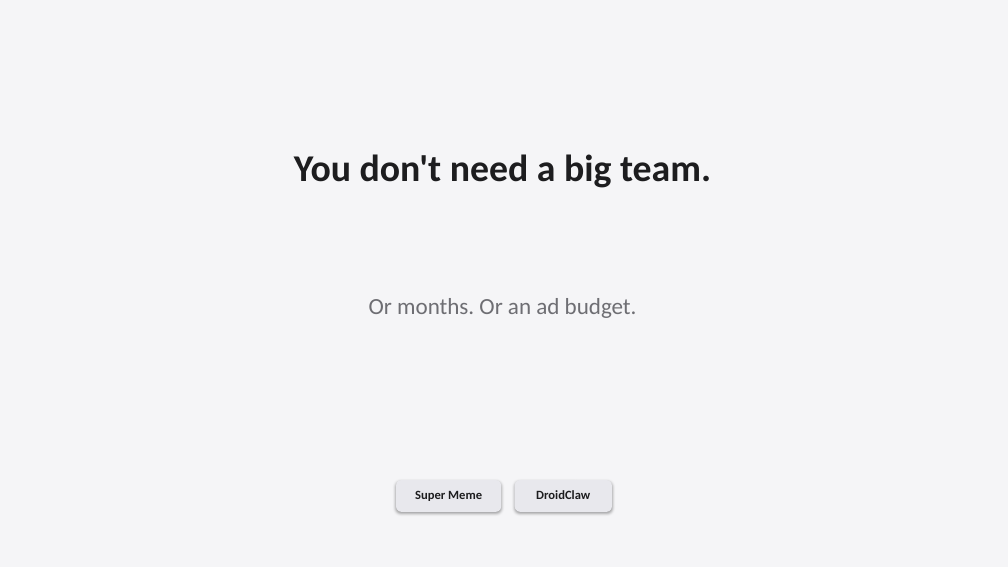
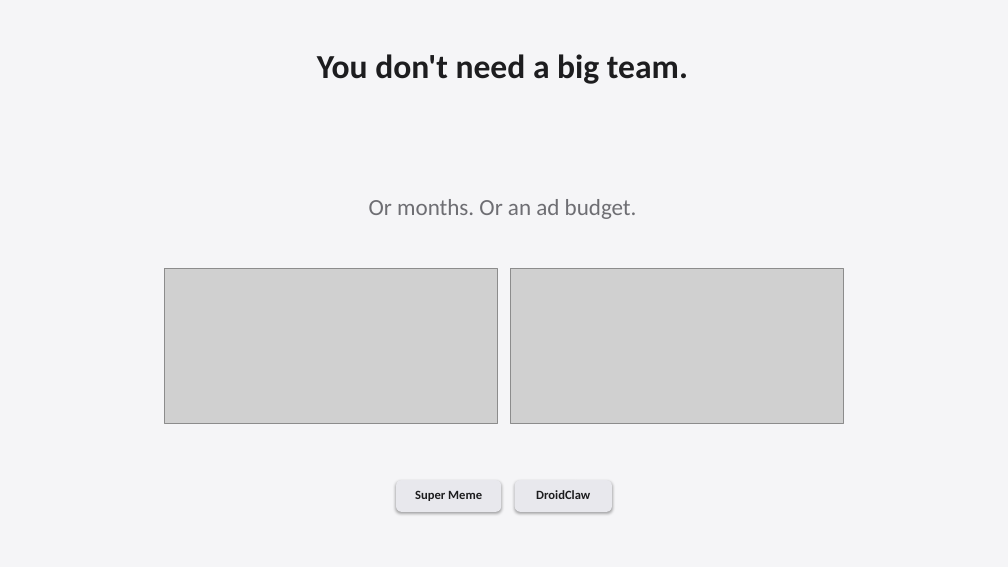
Before and after one commit to shangeethsivan/shangeethsivan.github.io, a slide deck: slide 4 of talks/shipaton-kug-chennai-2026/shipaton-kug-chennai-2026.pptx (slide 3 before the commit). Drawn at 1008x567 pixels with LibreOffice and Linux fonts; fonts in the diff are those of the drawing; grey boxes stand for pictures. Boxes give left, top, right and bottom in pixels: in the first picture for what was removed or moved away, otherwise in the second. Text is boxed around its words. In the diff, an @@ line names an element or a change of style, - is before the commit and + after.

```diff
--- a/talks/shipaton-kug-chennai-2026/shipaton-kug-chennai-2026.pptx
+++ b/talks/shipaton-kug-chennai-2026/shipaton-kug-chennai-2026.pptx
@@ text "You don't need a big ...": place and size @@
-text "You don't need a big ..." at (294, 154, 711, 188)
+text "You don't need a big ..." at (317, 54, 688, 84)
@@ text "You don't need a big ..." at (317, 54, 688, 84): size 36 to 32 pt @@
@@ text "Or months. Or an ad ...": place and size @@
-text "Or months. Or an ad ..." at (369, 298, 637, 318)
+text "Or months. Or an ad ..." at (369, 199, 637, 219)
@@ picture added at (165, 268, 498, 423) @@
@@ picture added at (511, 268, 844, 423) @@
```
Also in this commit, not shown: 2 other slides changed, 2 slides added, 1 slide removed, 14 other files.
